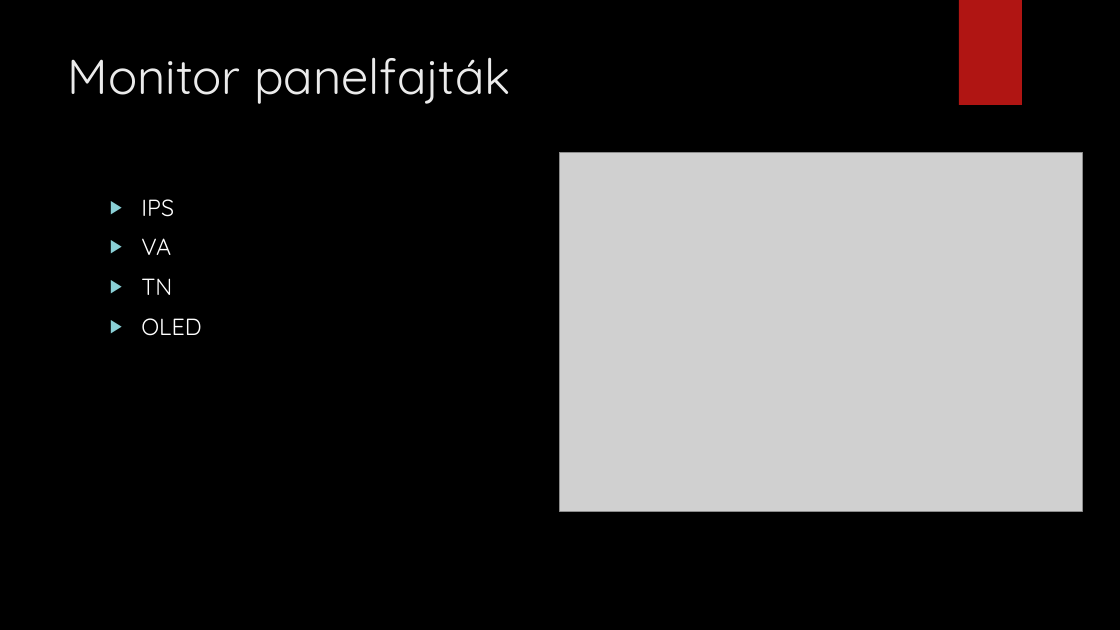
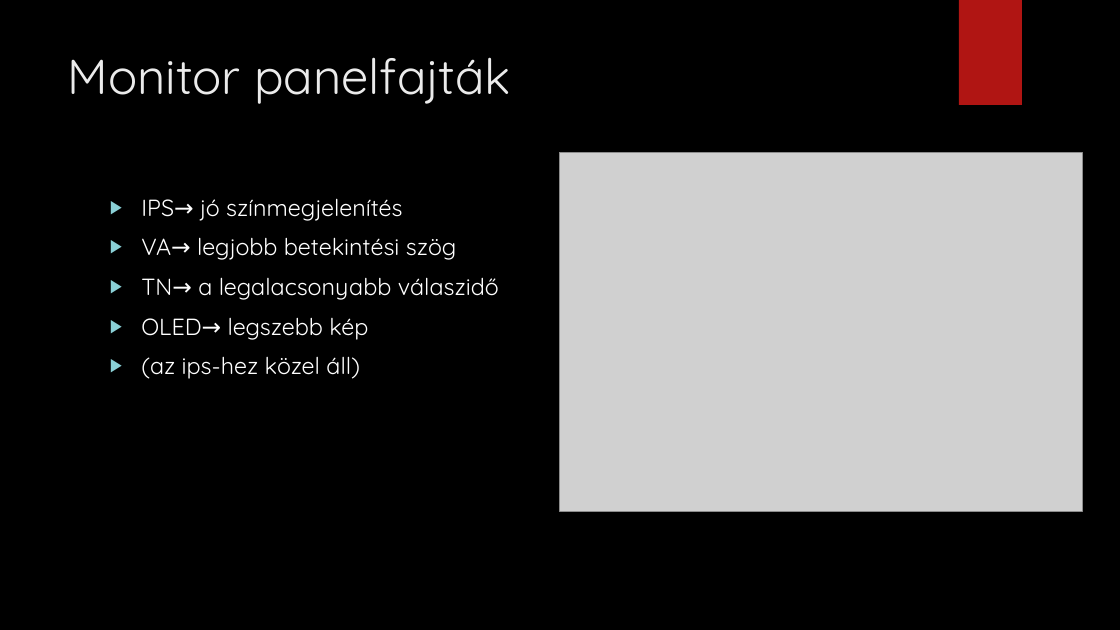
Before and after one commit to peterdaviid/pptkeszites2, a slide deck: slide 2 of Monitorok.pptx. Drawn at 1120x630 pixels with LibreOffice and Linux fonts; fonts in the diff are those of the drawing; grey boxes stand for pictures; background and template pictures are left out. Boxes give left, top, right and bottom in pixels: in the first picture for what was removed or moved away, otherwise in the second. Text is boxed around its words. In the diff, an @@ line names an element or a change of style, - is before the commit and + after.

```diff
--- a/Monitorok.pptx
+++ b/Monitorok.pptx
@@ text at bbox=[141, 198, 499, 379]: text changed @@
-▶ IPS
-▶ VA
-▶ TN
-▶ OLED
+▶ IPS→ jó színmegjelenítés
+▶ VA→ legjobb betekintési szög
+▶ TN→ a legalacsonyabb válaszidő
+▶ OLED→ legszebb kép
+▶ (az ips-hez közel áll)
```
Also in this commit, not shown: 1 other slide changed.
